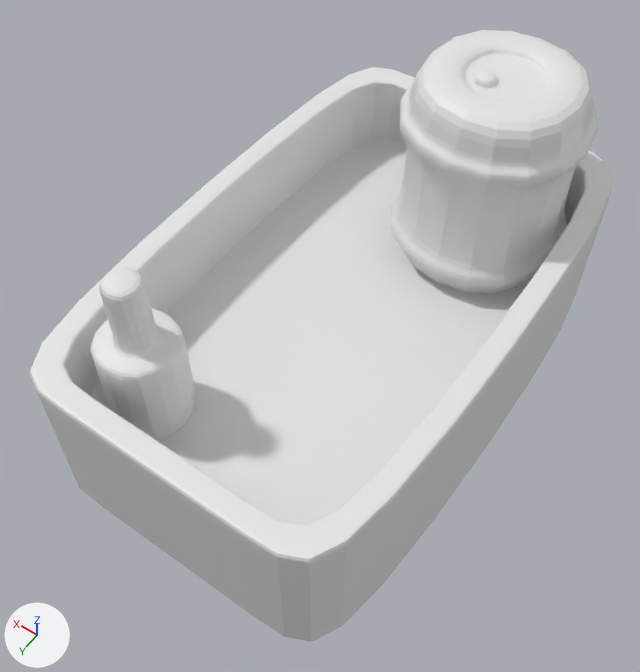
Two versions of the Blender file Assets/FBX/drink_case.blend, one commit apart.
One viewpoint serves both versions: a 50 mm camera at (-1.74, 2.69, 3.92) aimed at (-0.03, 0.3, 0.16). Lighting does not change. The marker at lower left points along +X, +Y and +Z.
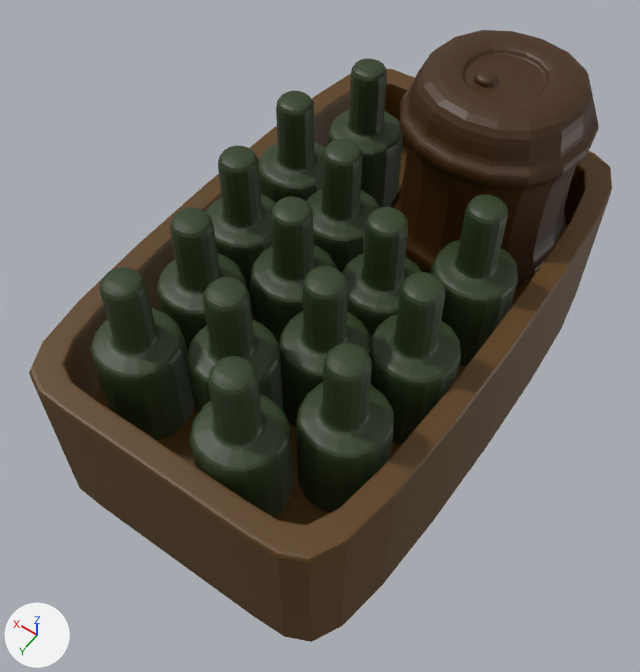
Where the change shows, as pixel boxes [x1, y1, x2, y2] in the pictures (640 x 672 px):
'Cube', recoloured (white to brown)
    both: [29, 67, 612, 642]
'Cube.002', recoloured (white to brown)
    both: [391, 30, 599, 294]
'Cube.001', recoloured
    both: [91, 267, 196, 440]
'Cube.006', added (green)
    after: [296, 343, 394, 513]
'Cube.005', added (green)
    after: [190, 356, 292, 518]
'Cube.011', added (green)
    after: [369, 272, 461, 445]
'Cube.012', added (green)
    after: [430, 195, 518, 366]
'Cube.007', added (green)
    after: [279, 266, 371, 428]
'Cube.004', added (green)
    after: [187, 277, 283, 415]
'Cube.008', added (green)
    after: [251, 197, 337, 345]
'Cube.015', added
    after: [328, 58, 403, 208]
'Cube.003', added (green)
    after: [157, 207, 246, 352]
'Cube.009', added (green)
    after: [206, 145, 276, 316]
'Cube.010', added (green)
    after: [342, 207, 422, 337]
'Cube.013', added (green)
    after: [306, 139, 380, 273]
'Cube.014', added (green)
    after: [259, 91, 325, 203]

The change, as a diff of the scene's bpy script:
```diff
--- a/Assets/FBX/drink_case.blend.py
+++ b/Assets/FBX/drink_case.blend.py
@@ mat_material @@
 mat_material = principled_material('Material')
-mat_material.base_color = (0.8, 0.8, 0.8)  # white #e7e7e7
+mat_material.base_color = (0.107, 0.048, 0.00548)  # brown #5c3e11
@@ me_cube_001 @@
 me_cube_001.from_pydata(...)  # 32 vertices, 30 faces; spans x -1.0..1.0, y -1.0..1.0, z -1.0..2.34
+me_cube_001.materials.append(mat_material_001)  # dark green #2c3d1d
@@ me_cube_002 @@
 me_cube_002.from_pydata(...)  # 64 vertices, 62 faces; spans x -1.14..1.14, y -1.14..1.14, z -1.0..1.01
+me_cube_002.materials.append(mat_material_002)  # brown #422500
@@ ob_cube_015 @@
+ob_cube_015 = bpy.data.objects.new('Cube.015', me_cube_001.copy())  # the mesh of ob_cube_001; modifiers SUBSURF
+ob_cube_015.location = (0.446, -0.836, 0.279)
+ob_cube_015.scale = (0.238, 0.238, 0.318)
@@ ob_cube_014 @@
+ob_cube_014 = bpy.data.objects.new('Cube.014', me_cube_001.copy())  # the mesh of ob_cube_001; modifiers SUBSURF
+ob_cube_014.location = (0.605, -0.369, 0.279)
+ob_cube_014.scale = (0.238, 0.238, 0.318)
@@ ob_cube_013 @@
+ob_cube_013 = bpy.data.objects.new('Cube.013', me_cube_001.copy())  # the mesh of ob_cube_001; modifiers SUBSURF
+ob_cube_013.location = (0.176, -0.189, 0.279)
+ob_cube_013.scale = (0.238, 0.238, 0.318)
@@ ob_cube_012 @@
+ob_cube_012 = bpy.data.objects.new('Cube.012', me_cube_001.copy())  # the mesh of ob_cube_001; modifiers SUBSURF
+ob_cube_012.location = (-0.611, -0.253, 0.279)
+ob_cube_012.scale = (0.238, 0.238, 0.318)
@@ ob_cube_011 @@
+ob_cube_011 = bpy.data.objects.new('Cube.011', me_cube_001.copy())  # the mesh of ob_cube_001; modifiers SUBSURF
+ob_cube_011.location = (-0.623, 0.347, 0.279)
+ob_cube_011.scale = (0.238, 0.238, 0.318)
@@ ob_cube_010 @@
+ob_cube_010 = bpy.data.objects.new('Cube.010', me_cube_001.copy())  # the mesh of ob_cube_001; modifiers SUBSURF
+ob_cube_010.location = (-0.272, 0.092, 0.279)
+ob_cube_010.scale = (0.238, 0.238, 0.318)
@@ ob_cube_009 @@
+ob_cube_009 = bpy.data.objects.new('Cube.009', me_cube_001.copy())  # the mesh of ob_cube_001; modifiers SUBSURF
+ob_cube_009.location = (0.571, 0.153, 0.279)
+ob_cube_009.scale = (0.238, 0.238, 0.318)
@@ ob_cube_008 @@
+ob_cube_008 = bpy.data.objects.new('Cube.008', me_cube_001.copy())  # the mesh of ob_cube_001; modifiers SUBSURF
+ob_cube_008.location = (0.131, 0.295, 0.279)
+ob_cube_008.scale = (0.238, 0.238, 0.318)
@@ ob_cube_007 @@
+ob_cube_007 = bpy.data.objects.new('Cube.007', me_cube_001.copy())  # the mesh of ob_cube_001; modifiers SUBSURF
+ob_cube_007.location = (-0.256, 0.567, 0.279)
+ob_cube_007.scale = (0.238, 0.238, 0.318)
@@ ob_cube_006 @@
+ob_cube_006 = bpy.data.objects.new('Cube.006', me_cube_001.copy())  # the mesh of ob_cube_001; modifiers SUBSURF
+ob_cube_006.location = (-0.579, 0.865, 0.279)
+ob_cube_006.scale = (0.238, 0.238, 0.318)
@@ ob_cube_005 @@
+ob_cube_005 = bpy.data.objects.new('Cube.005', me_cube_001.copy())  # the mesh of ob_cube_001; modifiers SUBSURF
+ob_cube_005.location = (-0.237, 1.193, 0.279)
+ob_cube_005.scale = (0.238, 0.238, 0.318)
@@ ob_cube_004 @@
+ob_cube_004 = bpy.data.objects.new('Cube.004', me_cube_001.copy())  # the mesh of ob_cube_001; modifiers SUBSURF
+ob_cube_004.location = (0.059, 0.872, 0.279)
+ob_cube_004.scale = (0.238, 0.238, 0.318)
@@ ob_cube_003 @@
+ob_cube_003 = bpy.data.objects.new('Cube.003', me_cube_001.copy())  # the mesh of ob_cube_001; modifiers SUBSURF
+ob_cube_003.location = (0.469, 0.626, 0.279)
+ob_cube_003.scale = (0.238, 0.238, 0.318)
```
